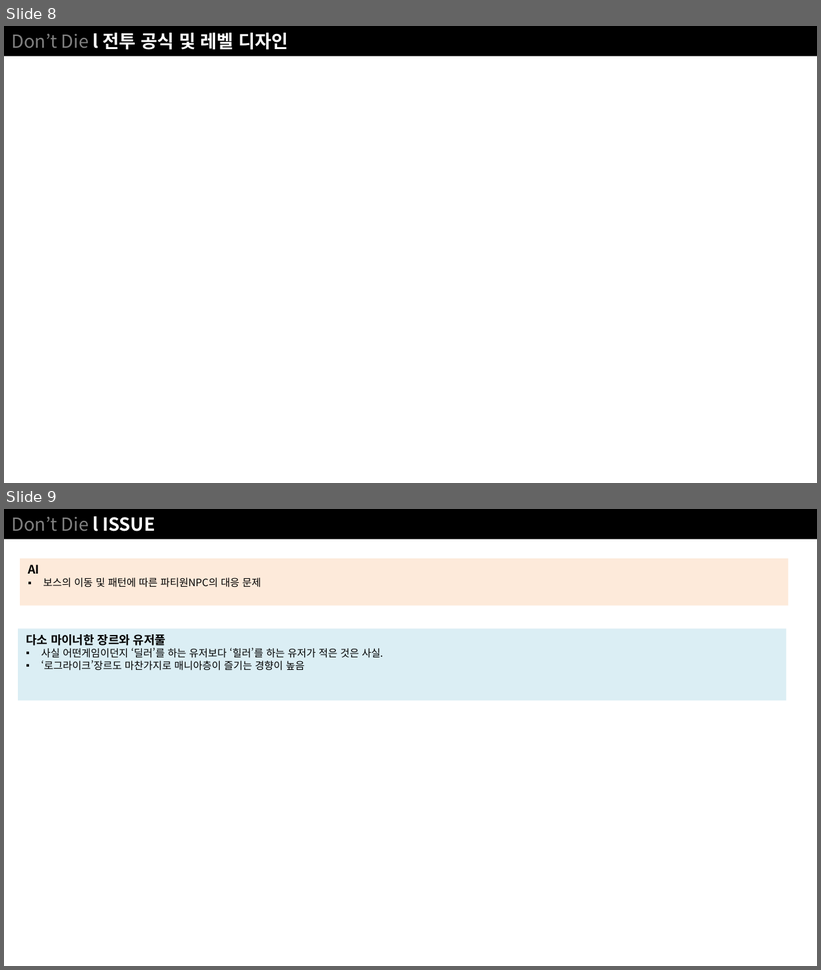
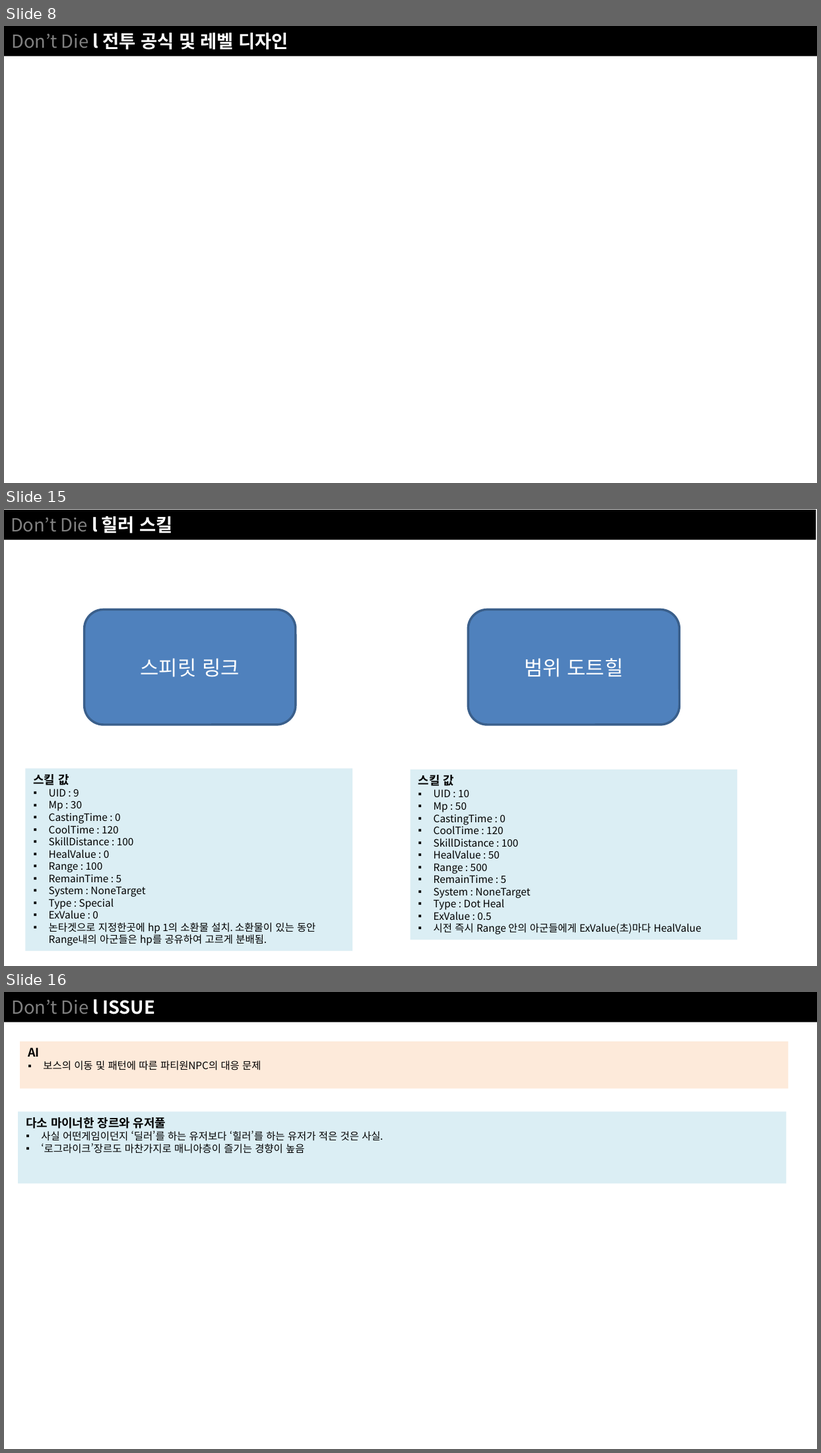
Before and after one commit to NoahCalhoun/DontDie, a slide deck: DDDocument/Don't Die ProtoType.pptx. Shown one above the other, each under a label of ours: slides 8 and 9 before the commit, slides 8, 15 and 16 after it; the slides between them are not shown. The pictures are 821x970 and 821x1453 pixels, drawn with LibreOffice and Linux fonts; fonts in the diff are those of the drawing. Boxes give left, top, right and bottom in pixels: in the first picture for what was removed or moved away, otherwise in the second. Text is boxed around its words. In the diff, an @@ line names an element or a change of style, - is before the commit and + after.

Commit message:
doc
Skill

```diff
--- a/DDDocument/Don't Die ProtoType.pptx
+++ b/DDDocument/Don't Die ProtoType.pptx
@@ slide 15 added at <box>4,509,817,966</box>, background #FFFFFF @@
@@ rectangle added at <box>4,510,816,540</box>, fill #000000, 16 pt, text #808080 @@
+Don’t Die l 힐러 스킬
@@ rounded rectangle added at <box>85,610,296,725</box>, fill #4F81BD, outline #3A5F8C 2 pt, 18 pt, text #FFFFFF @@
+스피릿 링크
@@ rounded rectangle added at <box>468,610,680,725</box>, fill #4F81BD, outline #3A5F8C 2 pt, 18 pt, text #FFFFFF @@
+범위 도트힐
@@ rectangle added at <box>25,768,352,951</box>, fill #DBEEF4, 9 pt, text #000000 @@
+스킬 값
+▪ UID : 9
+▪ Mp : 30
+▪ CastingTime : 0
+▪ CoolTime : 120
+▪ SkillDistance : 100
+▪ HealValue : 0
+▪ Range : 100
+▪ RemainTime : 5
+▪ System : NoneTarget
+▪ Type : Special
+▪ ExValue : 0
+▪ 논타겟으로 지정한곳에 hp 1의 소환물 설치. 소환물이 있는 동안 Range내의 아군들은 hp를 공유하여 고르게 분배됨.
@@ rectangle added at <box>411,770,737,941</box>, fill #DBEEF4, 9 pt, text #000000 @@
+스킬 값
+▪ UID : 10
+▪ Mp : 50
+▪ CastingTime : 0
+▪ CoolTime : 120
+▪ SkillDistance : 100
+▪ HealValue : 50
+▪ Range : 500
+▪ RemainTime : 5
+▪ System : NoneTarget
+▪ Type : Dot Heal
+▪ ExValue : 0.5
+▪ 시전 즉시 Range 안의 아군들에게 ExValue(초)마다 HealValue
@@ what was slide 9 is now slide 16 @@
```
Also in this commit, not shown: 6 other slides added.
